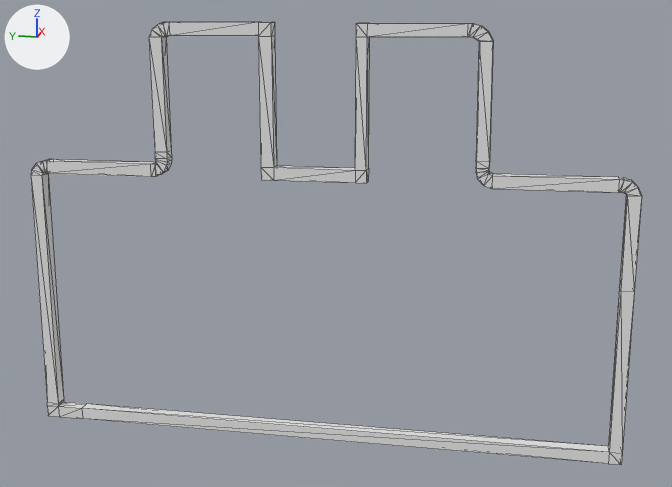
Renders of the glTF model public/ferro_solid_frame.glb from each side of a commit.
One viewpoint serves both versions: a camera (50 mm lens) standing at (-2.345, -0.51, 0.672) and looking at (0.008, -0.04, 0.084). Every picture has the same lights, and +X, +Y and +Z are marked at upper left. Mesh edges are drawn as thin lines. Vertices at the same position are counted once.

The scene before the commit, as lines of its bpy script (objects in view):
```python
me_cube = bpy.data.meshes.new('Cube')
me_cube.from_pydata(...)  # 192 vertices, 384 faces; spans x -1.0..1.0, y -48.1..47.2, z -38.4..27.8
ob_cube = bpy.data.objects.new('Cube', me_cube)
ob_cube.location = (0.0, 0.0, 0.0)
ob_cube.scale = (-0.017, -0.017, -0.017)
```
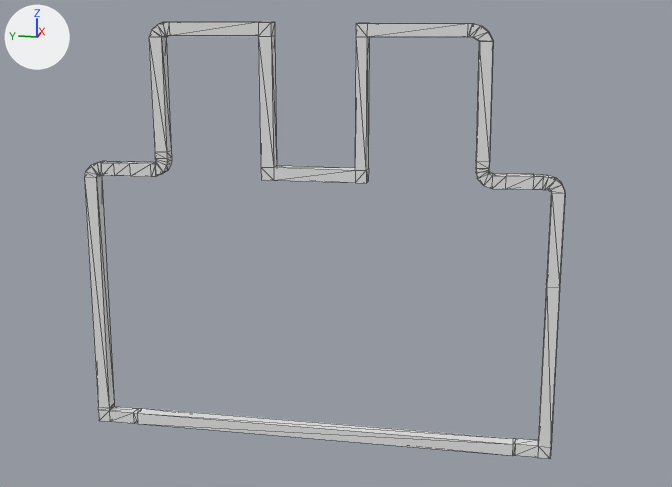
Commit message: nieuwe frame model

What differs and where, as boxes [x1, y1, x2, y2] in the pictures (672 x 487 px):
'Cube', reshaped (21% narrower): before [31, 22, 641, 465]; after [84, 22, 565, 458]
part 1 of me_cube, built on: before [31, 159, 641, 465]; after [84, 161, 565, 458]

What the commit changed:
me_cube is used by ob_cube; location (0.0, 0.0, 0.0); scale (-0.017, -0.017, -0.017).
me_cube had 192 vertices, 384 faces and spanned x -1.0..1.0, y -48.1..47.2, z -38.4..27.8.
me_cube now has 220 vertices, 440 faces and spans x -1.0..1.0, y -38.7..36.6, z -38.4..27.8.
Part 1, on me_cube:
4 vertices are removed from x -1.0..1.0, y -45.1..-44.8, z -14.7.
44 faces are deleted.
28 vertices in x -1.0..1.0, y 43.9..47.2, z -16.7..27.4 move by (0.0, -10.6, 0.0).
14 vertices in x -1.0..1.0, y -48.1..-41.7, z 25.3..27.8 move by (0.0, 9.4, 0.0).
22 vertices move from x -1.0..1.0, y -47.8..44.6, z -16.7..27.8 to x -1.0..1.0, y -37.2..33.9, z -16.7..27.8.
19 vertices are added at x -1.0..1.0, y -38.4..33.3, z -16.7..27.7.
5 new vertices lie (0.0, 0.0, 2.0) away from vertices in x -1.0..1.0, y -45.5..43.9, z -16.7..25.5.
8 new vertices lie (2.0, 0.0, 0.0) away from vertices in x -1.0, y -38.4..43.9, z -16.7..27.7.
100 new faces join them.
